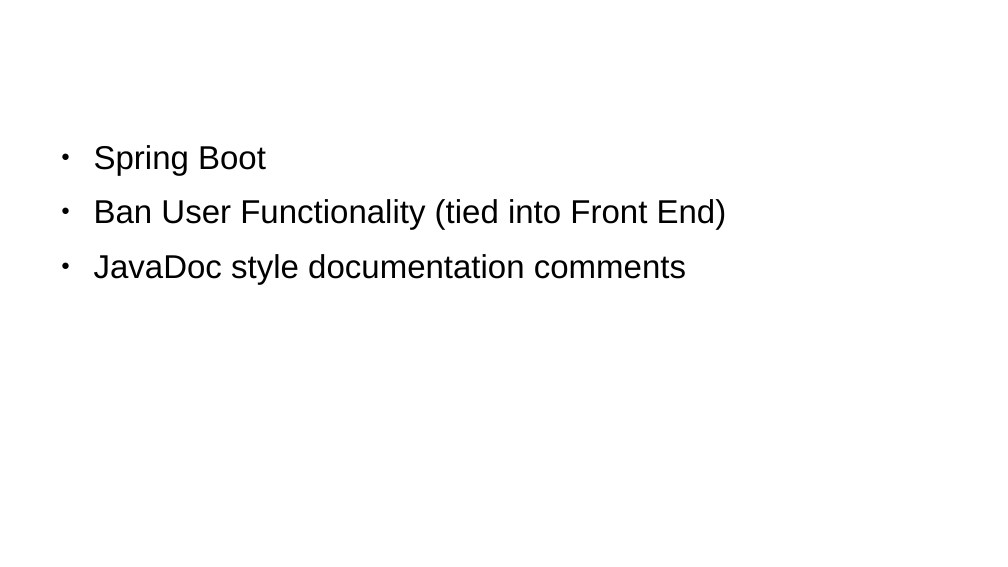
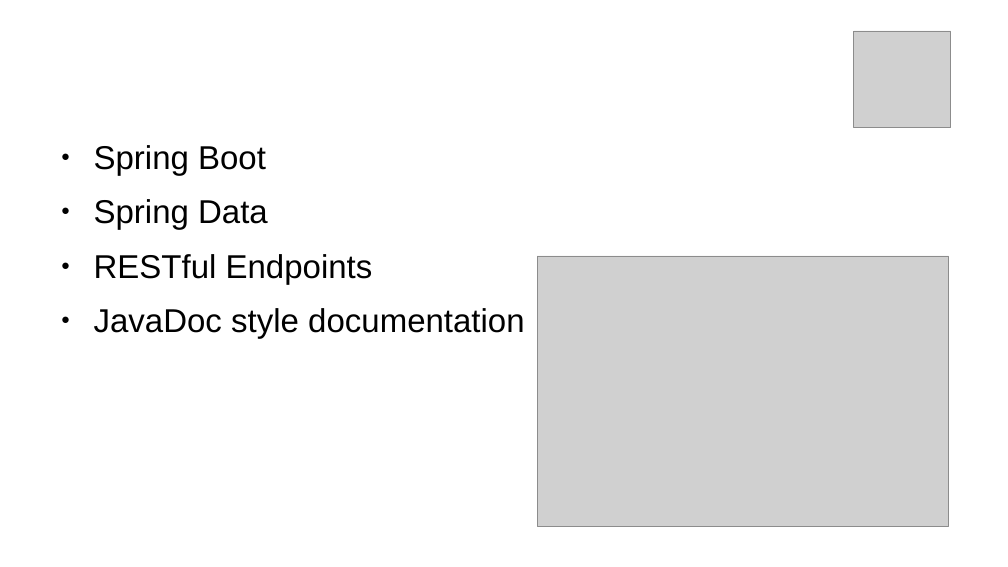
Before and after one commit to revaturelabs/rideshare, a slide deck: slide 8 of rideshare/RideShare.odp (slide 4 before the commit). Drawn at 1008x567 pixels with LibreOffice and Linux fonts; fonts in the diff are those of the drawing; grey boxes stand for pictures; background and template pictures are left out. Boxes give left, top, right and bottom in pixels: in the first picture for what was removed or moved away, otherwise in the second. Text is boxed around its words. In the diff, an @@ line names an element or a change of style, - is before the commit and + after.

Commit message:
Verbiage and pictures added to slides

```diff
--- a/rideshare/RideShare.odp
+++ b/rideshare/RideShare.odp
@@ picture added at (854, 31, 951, 128) @@
@@ text at (94, 199, 524, 338): text changed @@
-● Ban User Functionality (tied into Front End)
-● JavaDoc style documentation comments
+● Spring Data
+● RESTful Endpoints
+● JavaDoc style documentation
@@ picture added at (537, 256, 949, 527) @@
```
Also in this commit, not shown: 7 other slides changed, 5 slides added.
